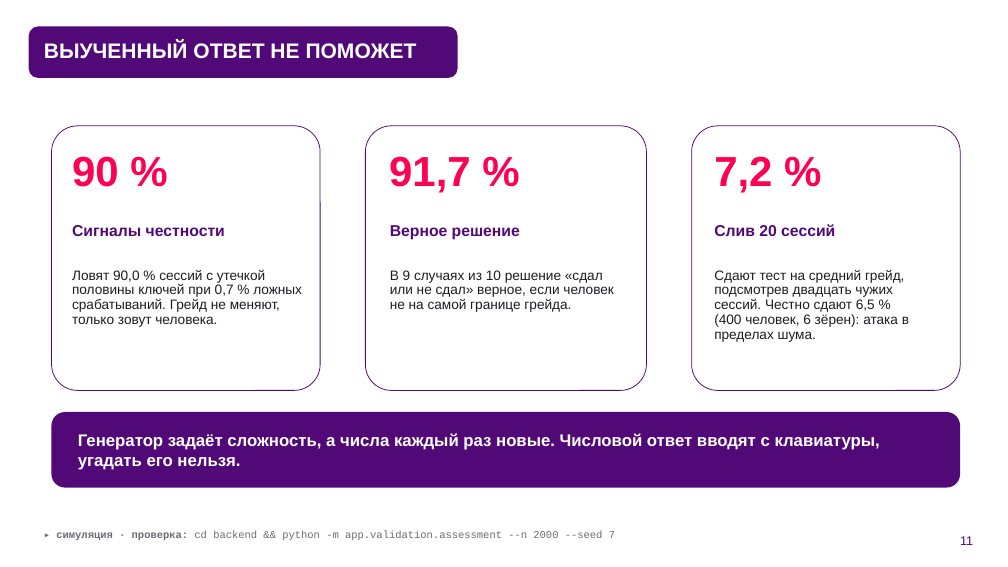
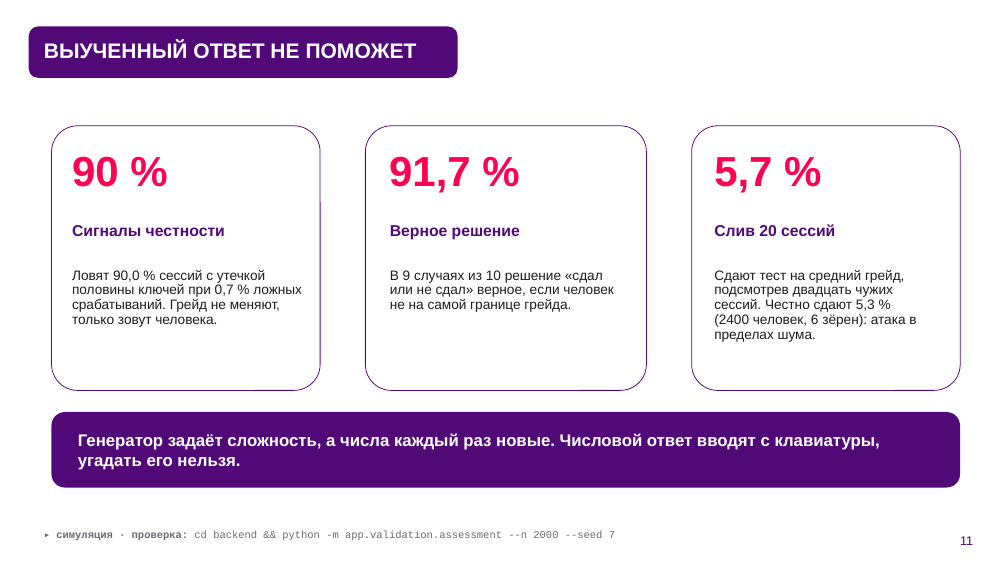
Before and after one commit to KonkovDV/fsp-talent, a slide deck: slide 11 of submission/03-presentation/FSP_Talent_presentation.pptx. Drawn at 1008x567 pixels with LibreOffice and Linux fonts; fonts in the diff are those of the drawing; background and template pictures are left out. Boxes give left, top, right and bottom in pixels: in the first picture for what was removed or moved away, otherwise in the second. Text is boxed around its words. In the diff, an @@ line names an element or a change of style, - is before the commit and + after.

Commit message:
Презентация: цифры подбора после настройки весов и атака «20 сессий» по main 5a32a2c
- подбор (python -m app.validation.matching, зёрна 2026–2028): nDCG@10 0,658, P@10 0,632, Спирмен 0,410,
  завышенный грейд 22,1 %, слабее нужного 13,6 % против 28,1 % и 30,9 % у поиска по резюме
- производные плашки: +13 %, −56 %, −21 %
- веса формулы: навыки 0,45, грейд 0,30, роль 0,25, тест и ФСП 0,3 (backend/app/services/matching.py)
- протоколы опубликованных методов: 0,621 и 0,684, BM25 0,399
- атака «20 сессий»: 5,7 % против 5,3 % честно, 2400 человек на шести зёрнах
- титул без строки с адресом стенда, как в версии владельца 07fc390

```diff
--- a/submission/03-presentation/FSP_Talent_presentation.pptx
+++ b/submission/03-presentation/FSP_Talent_presentation.pptx
@@ text at (x1=714, y1=157, x2=772, y2=193): text changed @@
-7,2 %
+5,7 %
@@ text at (x1=714, y1=270, x2=916, y2=342): text changed @@
-Сдают тест на средний грейд, подсмотрев двадцать чужих сессий. Честно сдают 6,5 % (400 человек, 6 зёрен): атака в пределах шума.
+Сдают тест на средний грейд, подсмотрев двадцать чужих сессий. Честно сдают 5,3 % (2400 человек, 6 зёрен): атака в пределах шума.
```
Also in this commit, not shown: 18 other slides changed, 1 other file.
